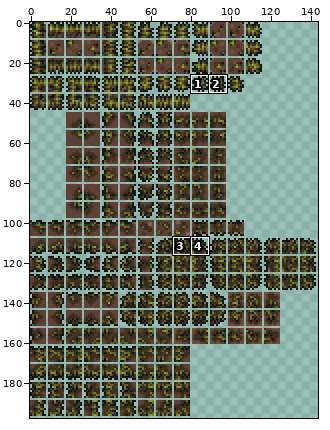
Two versions of one sprite sheet, Assets/Textures/Tiles/Sylvanwalde/LoamGrassTile.png. Above: a wide view before the commit, with the close-up outlined.
Close-up. Before the commit:
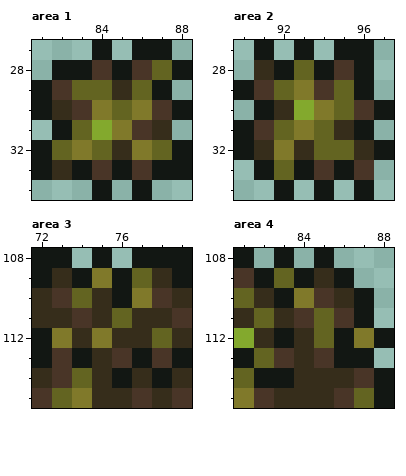
The file is 288x396 pixels, drawn in blocks of 2x2; one block is one cell here. Shown: area 1: x 81..88, y 27..34; area 2: x 90..97, y 27..34; area 3: x 72..79, y 108..115; area 4: x 81..88, y 108..115. The commit also changed other parts of the picture, which this record leaves out.
Now the later version:
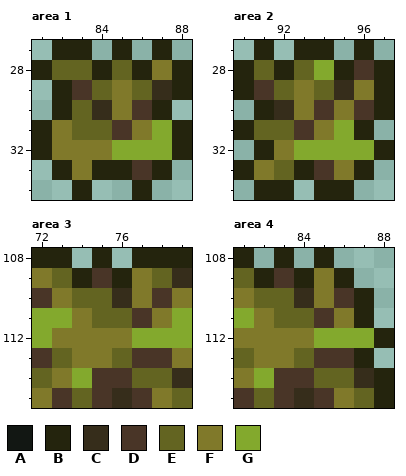
Palette (. is transparent): A #121713  B #24240d  C #362d1b  D #493527  E #636421  F #80792a  G #83a92d
Edits made:
--- area 1
@@ x 81..88 @@
-27 ...A.AA.
-28 .AADADEA
-29 ADEECEA.
-30 ACDFEFDA
-31 .AEGFDC.
-32 AEFECFEA
-33 ACADADAA
-34 ...A.A..
+27 .BB.B.B.
+28 BEEBEBFB
+29 .BDEFECB
+30 .BECFDB.
+31 BFEEDFGB
+32 BFFFGGGB
+33 .BFBBDB.
+34 ..B..B..
--- area 2
@@ x 90..97 @@
-27 .A.A.AA.
-28 .CAEADA.
-29 ADEFDEA.
-30 .ACGFEDA
-31 ADEFECA.
-32 ACFCEECA
-33 .AEADAD.
-34 ..A.A.A.
+27 .B.BB.B.
+28 BEBEGBDB
+29 BDEFECFB
+30 .BCFDFDB
+31 BEEDFGB.
+32 .BFGGGGB
+33 BFEBDFB.
+34 .BB.BB..
--- area 3
@@ x 72..79 @@
-108 AA.A.AAA
-109 ACAFAECA
-110 CDECAFDC
-111 CCDCECCD
-112 AFCFCCEC
-113 ADACDADA
-114 CDECACAC
-115 DEFCCDCD
+108 BB.B.BBB
+109 FEBDBFEC
+110 DFEECFDF
+111 GGFEEDFG
+112 GFFFFGGG
+113 DEFFEDDF
+114 EFGDDEEC
+115 FDEDCDFE
--- area 4
@@ x 81..88 @@
-108 A.A.A...
-109 DAEACA..
-110 ECAFDCA.
-111 CECDEDA.
-112 GCACEAFA
-113 AEDCDAA.
-114 EAACCCDA
-115 FDCCCDEA
+108 B.B.B...
+109 EBDBFB..
+110 FEECFDB.
+111 GFEEDFB.
+112 FFFFGGGB
+113 EFFEDDB.
+114 FGDDEECB
+115 DEDCDFEB
Changed places in both close-ups, as pixel boxes (x1, y1, x2, y2):
changed: (32, 40, 192, 200)
changed: (234, 40, 394, 200)
changed: (32, 248, 192, 408)
changed: (234, 248, 394, 408)
